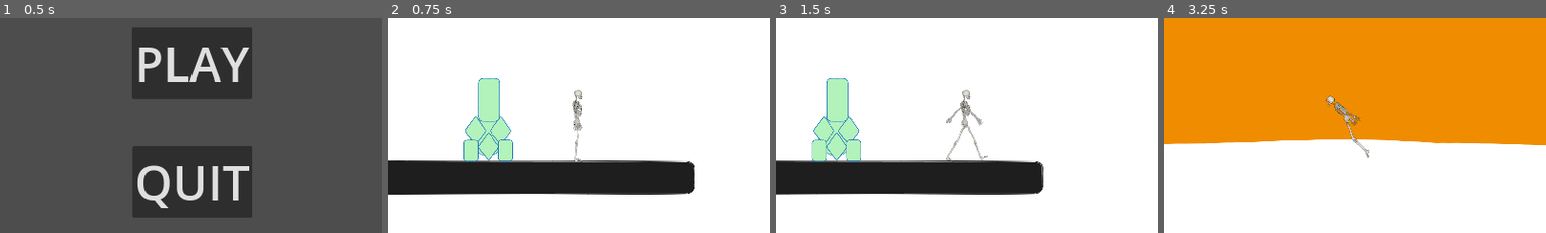
Above: before the commit, frames 1-4 (left to right).
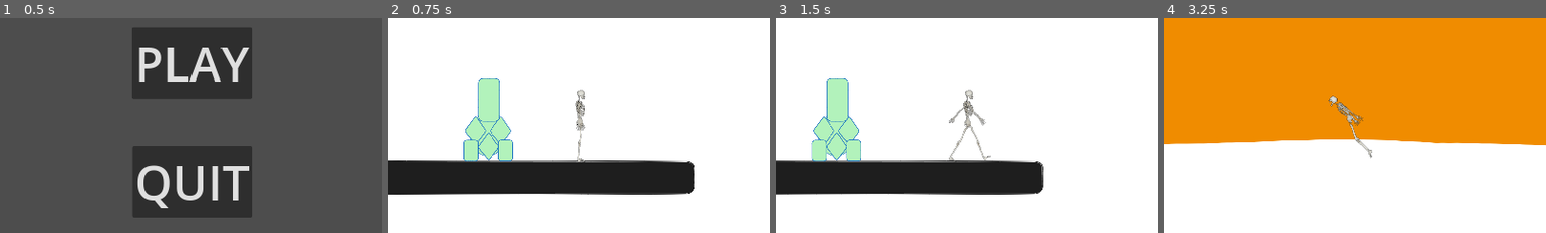
Above: after the commit, the same moments.

Repository: akiiris/lavaboy
Game: Godot game, scene res://scenes/game.tscn
The game is run twice, just before and just after one commit, with the same random seed, the same clock (stepped at 60 frames per second) and the same inputs.
Inputs:
- Up to frame 1 (0.5 s): no input
- Up to frame 2 (0.75 s): click "PLAY" at 0.5 s
- Up to frame 3 (1.5 s): tap Enter at 1.25 s; hold D (right) from 1.28 s (still down)
- Up to frame 4 (3.25 s): tap Space (jump) at 1.52, 2.27 s; release D (right) at 2.78 s; hold A (left) from 2.78 s (still down)
The pictures show only the part of the screen within x 25-75%, y 26-76%; the shares and areas given below are measured in that part.

Frame 1 is identical in both runs. In frame 2, 0.6% of the frame differs, in the area x 48-52%, y 33-68%; in frame 3, 0.9%, in the area x 44-57%, y 33-68%; in frame 4, 0.7%.

Commit message:
Fix player collision offset

Diff:
--- a/scenes/player/player.tscn
+++ b/scenes/player/player.tscn
@@ -33,7 +33,7 @@
 shape = SubResource("RectangleShape2D_uxixv")
 
 [node name="SprPlayer" type="Sprite2D" parent="."]
-position = Vector2(-3, 20)
+position = Vector2(1, 20)
 
 [node name="AnimationPlayer" type="AnimationPlayer" parent="."]
 libraries = {
